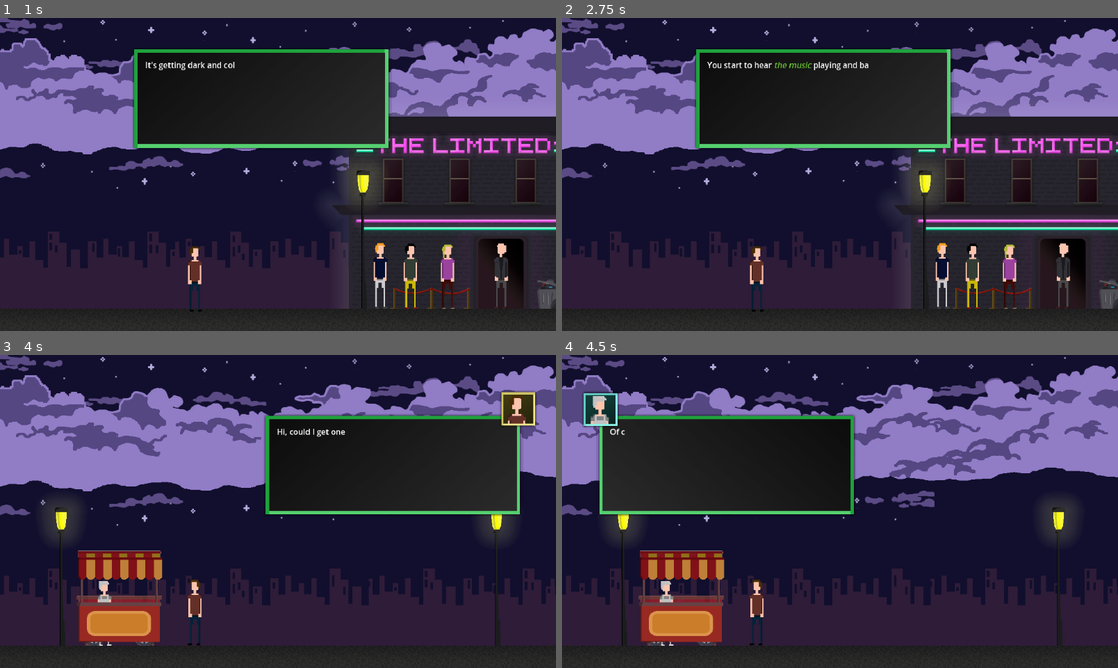
Above: before the commit, frames 1-4 (two rows, left to right).
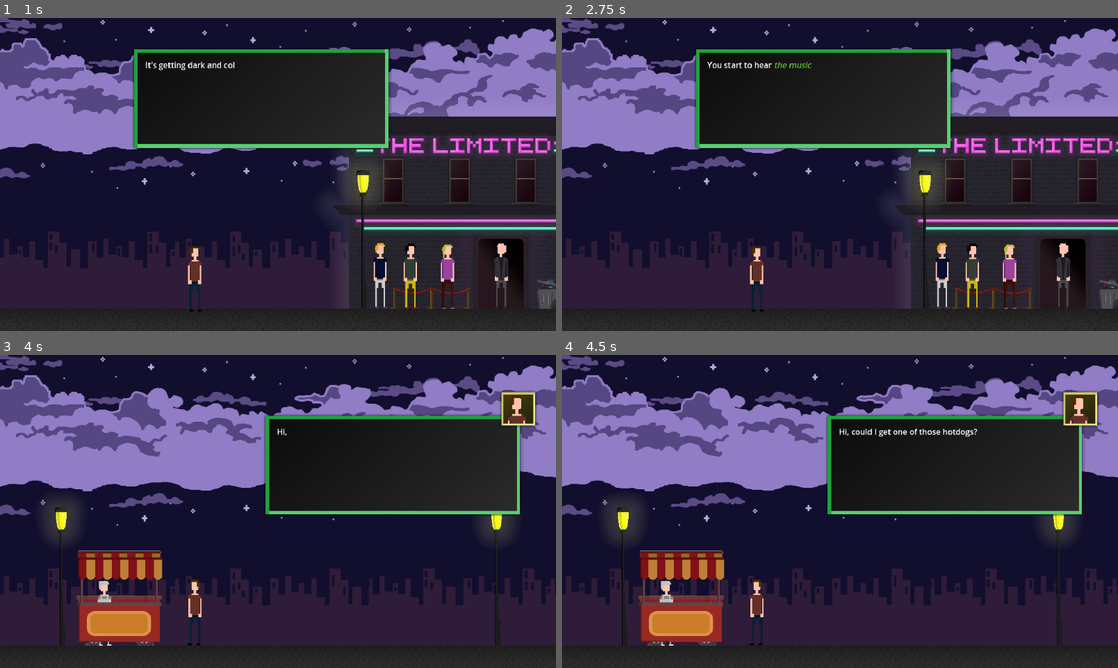
Above: after the commit, the same moments.

Repository: LudumSJB/The-Limited
Game: Godot game, scene res://scenes/MainMenu.tscn
The game is run twice, just before and just after one commit, with the same random seed, the same clock (stepped at 60 frames per second) and the same inputs.
Inputs:
- Up to frame 1 (1 s): click "Play" at 0.5 s
- Up to frame 2 (2.75 s): tap Enter (ui_accept) at 1.25, 1.52, 2, 2.27 s; hold D (right) from 1.28 s (still down); tap Space (action_button) at 1.35, 2.1 s
- Up to frame 3 (4 s): tap Enter (ui_accept) at 2.75, 3.5, 3.77 s; release D (right) at 2.78 s; hold A (left) 2.78-3.53 s; tap N (next_level) at 2.85 s; tap Space (action_button) at 3.05, 3.6 s; hold D (right) from 3.53 s (still down)
- Up to frame 4 (4.5 s): keep holding D (right); tap Space (action_button) at 4.35 s

Frame 1 is identical in both runs. In frame 2, 0.1% of the frame differs, in the area x 45-56%, y 14-17%; in frame 3, 0.1%; in frame 4, 21%, in the area x 3-97%, y 11-52%.

Commit message:
wait time between special characters. switch to toilet scene

Diff:
--- a/dialogs/club_act2.json
+++ b/dialogs/club_act2.json
@@ -1,7 +1,41 @@
 [
 	{
 		"dialog_position": 0,
-		"text": "club act 2",
-		"action": "close_dialog"
-	}
+		"text": "You see the DJ jamming to the beat, that's so neat!"
+	},
+	{
+		"dialog_position": 2,
+		"text": "Hi! What's up? Do you like the music?",
+		"face": 2,
+		"sound": 1
+	},
+	{
+		"dialog_position": 1,
+		"text": "Yeah! I'm living it!",
+		"face": 0,
+		"sound": 0
+	},
+	{
+		"dialog_position": 2,
+		"text": "That's good! Because we got some more!",
+		"face": 2,
+		"sound": 1
+	},
+	{
+		"dialog_position": 0,
+		"text": "DJ puts some deep beats down.\nEverybody gets on the ground.\nIt's [color=#d77bba]the boogie of the century![/color]"
+	},
+	{
+		"dialog_position": 0,
+		"text": "You dance all night long..."
+	},
+	{
+		"dialog_position": 0,
+		"text": "[i]Until[/i]. [i]you[/i]. [i]can[/i]. [i]not[/i]. [i]dance[/i]. [i]no[/i]. [i]more.[/i]"
+	},
+	{
+		"dialog_position": 0,
+		"text": "Suddenly you feel [color=#99e550][i]not so well.[/i][/color]\nYou run to the toilet room...",
+		"action": "next_scene"
+	},
 ]
--- a/scenes/level4.tscn
+++ b/scenes/level4.tscn
@@ -7,6 +7,7 @@
 [ext_resource type="Texture2D" uid="uid://y8nlnxed1dhu" path="res://assets/images/face_01.png" id="5_0uddc"]
 [ext_resource type="Texture2D" uid="uid://dvlrkobcb7b65" path="res://assets/images/face_02.png" id="6_1no3t"]
 [ext_resource type="AudioStream" uid="uid://wjrks27kv2mn" path="res://assets/sounds/music_placeholder3.wav" id="6_me5ut"]
+[ext_resource type="Texture2D" uid="uid://c81thoo78506x" path="res://assets/images/face_05.png" id="7_35eev"]
 [ext_resource type="PackedScene" uid="uid://brghk84aof61l" path="res://scenes/actionArea.tscn" id="7_pkq5q"]
 
 [sub_resource type="RectangleShape2D" id="RectangleShape2D_fno7i"]
@@ -27,7 +28,7 @@
 
 [node name="dialogSystem" parent="." instance=ExtResource("4_ym8v5")]
 dialogsPath = "res://dialogs/club_act1.json"
-faces = Array[Texture]([ExtResource("5_0uddc"), ExtResource("6_1no3t")])
+faces = Array[Texture]([ExtResource("5_0uddc"), ExtResource("6_1no3t"), ExtResource("7_35eev")])
 
 [node name="StaticBody2D" type="StaticBody2D" parent="."]
 collision_layer = 2
--- a/scripts/dialog_system.gd
+++ b/scripts/dialog_system.gd
@@ -34,6 +34,7 @@
 
 var text_to_write: String = ""
 const timeout_write_character_step: float = 0.01
+const timeout_extra_step: float = 0.5
 var write_character_time: float = 0
 
 var root: Node
@@ -148,6 +149,8 @@
 	text_to_write = text_to_write.substr(textToWrite.length(), text_to_write.length())
 	rich_text_label.append_text(textToWrite)
 	write_character_time = timeout_write_character_step
+	if textToWrite == "." or textToWrite == "," or textToWrite == "?" or textToWrite == "!" or textToWrite.ends_with("]"):
+		write_character_time += timeout_extra_step
 
 func showText(dialog):
 	is_active = true
Not shown: 1 places in scenes/level4.tscn that only renumber resources
